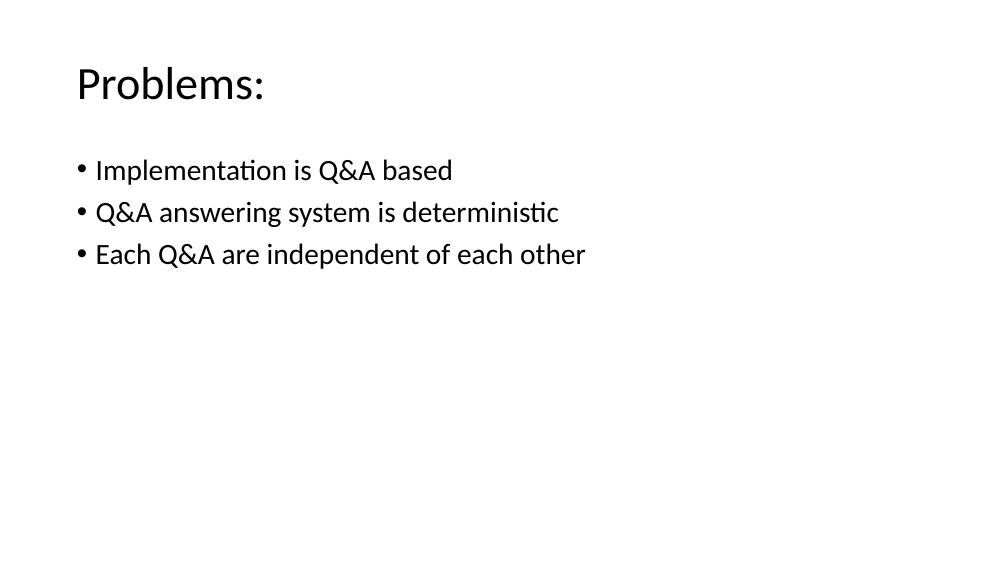
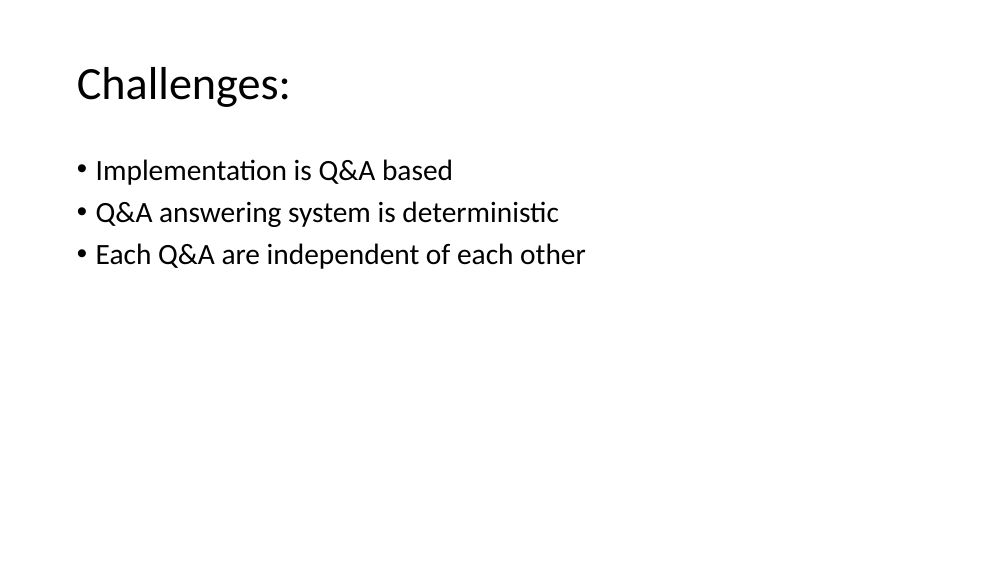
Before and after one commit to GPUPhobia/PaperReview, a slide deck: slide 8 of Proposal.pptx (slide 9 before the commit). Drawn at 1008x567 pixels with LibreOffice and Linux fonts; fonts in the diff are those of the drawing. Boxes give left, top, right and bottom in pixels: in the first picture for what was removed or moved away, otherwise in the second. Text is boxed around its words. In the diff, an @@ line names an element or a change of style, - is before the commit and + after.

```diff
--- a/Proposal.pptx
+++ b/Proposal.pptx
@@ title at box(77, 67, 291, 107): text changed @@
-Problems:
+Challenges:
```
Also in this commit, not shown: 6 other slides changed, 4 slides added, 3 slides removed.
